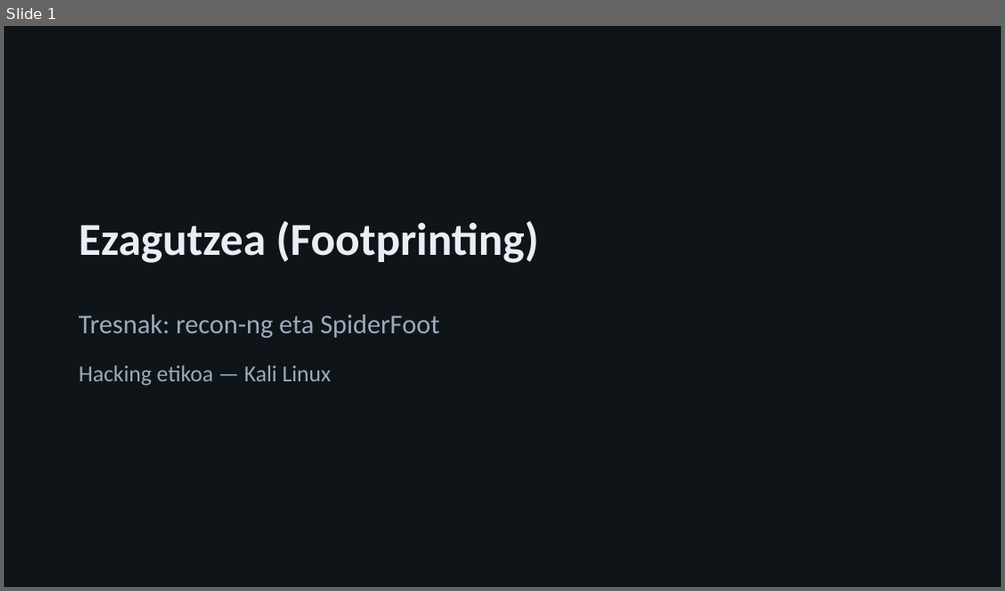
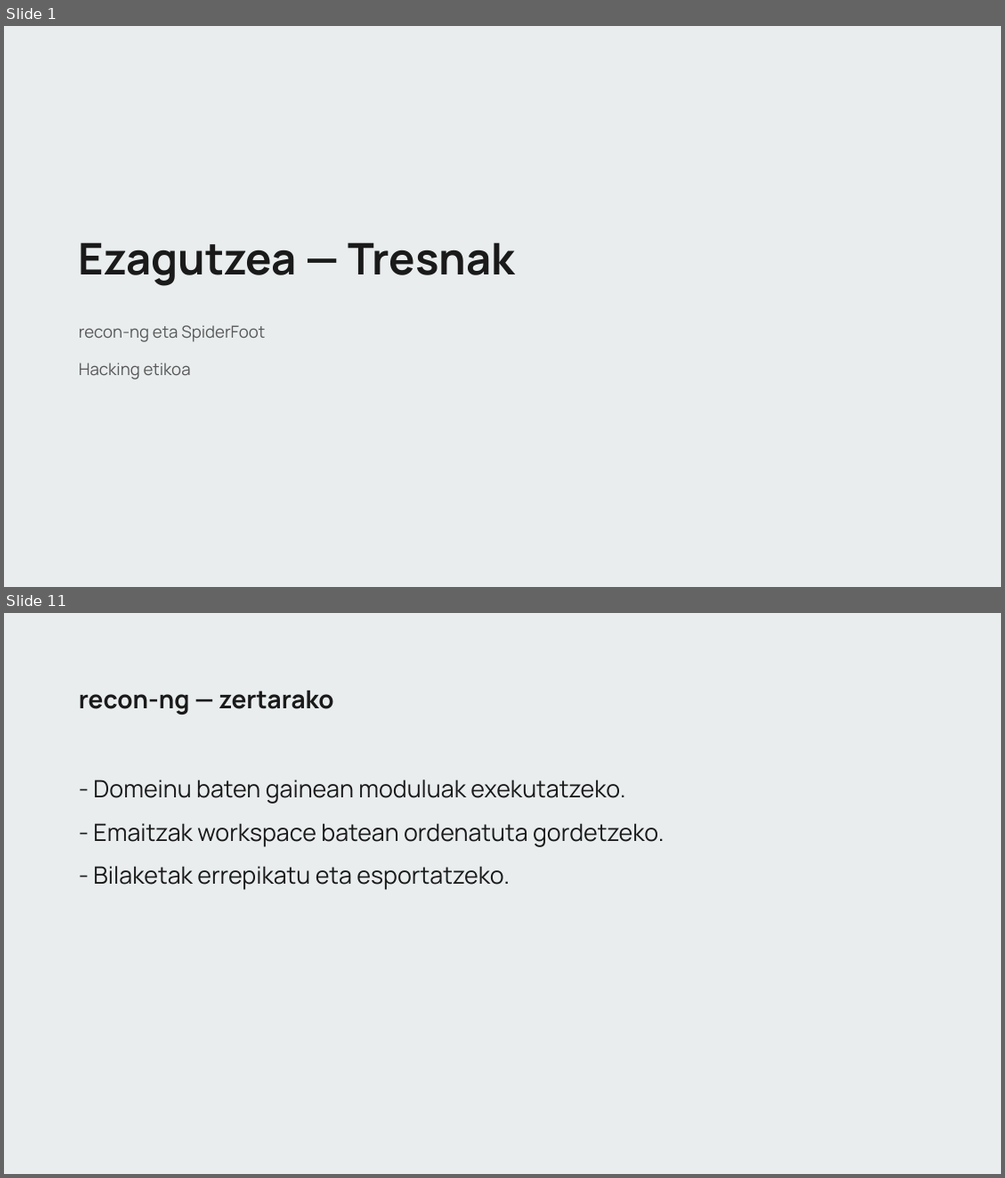
Before and after one commit to jazkune-izarraitz/Garapen2627, a slide deck: he-ezagutzea/HE-2-recon-ng-spiderfoot-aurkezpena.pptx. Shown one above the other, each under a label of ours: slide 1 before the commit, slides 1 and 11 after it; the slides between them are not shown. The pictures are 1005x591 and 1005x1178 pixels, drawn with LibreOffice and Linux fonts; fonts in the diff are those of the drawing. Boxes give left, top, right and bottom in pixels: in the first picture for what was removed or moved away, otherwise in the second. Text is boxed around its words. In the diff, an @@ line names an element or a change of style, - is before the commit and + after.

```diff
--- a/he-ezagutzea/HE-2-recon-ng-spiderfoot-aurkezpena.pptx
+++ b/he-ezagutzea/HE-2-recon-ng-spiderfoot-aurkezpena.pptx
@@ slide 11 added at (4, 613, 1001, 1174), background #E9EDEE @@
@@ text added at (79, 690, 334, 714), 24 pt, text #1A1A1A, bold @@
+recon-ng — zertarako
@@ text added at (93, 779, 625, 803), 23 pt, text #1A1A1A @@
+- Domeinu baten gainean moduluak exekutatzeko.
@@ text added at (93, 823, 664, 847), 23 pt, text #1A1A1A @@
+- Emaitzak workspace batean ordenatuta gordetzeko.
@@ text added at (93, 866, 510, 890), 23 pt, text #1A1A1A @@
+- Bilaketak errepikatu eta esportatzeko.
@@ slide 1 changed as well @@
@@ background #0F1419 to #E9EDEE @@
@@ text at (79, 242, 516, 286): text changed; size 44 to 42 pt; font Calibri to Manrope; text colour #E8EEF4 to #1A1A1A @@
-Ezagutzea (Footprinting)
+Ezagutzea — Tresnak
@@ text at (79, 325, 265, 342): text changed; size 26 to 16 pt; font Calibri to Manrope; text colour #9AABBC to #595959 @@
-Tresnak: recon-ng eta SpiderFoot
+recon-ng eta SpiderFoot
@@ text at (79, 362, 191, 379): text changed; size 22 to 16 pt; font Calibri to Manrope; text colour #9AABBC to #595959 @@
-Hacking etikoa — Kali Linux
+Hacking etikoa
```
Also in this commit, not shown: 1 other slide changed, 17 other slides added, 22 slides removed, 11 other files.
